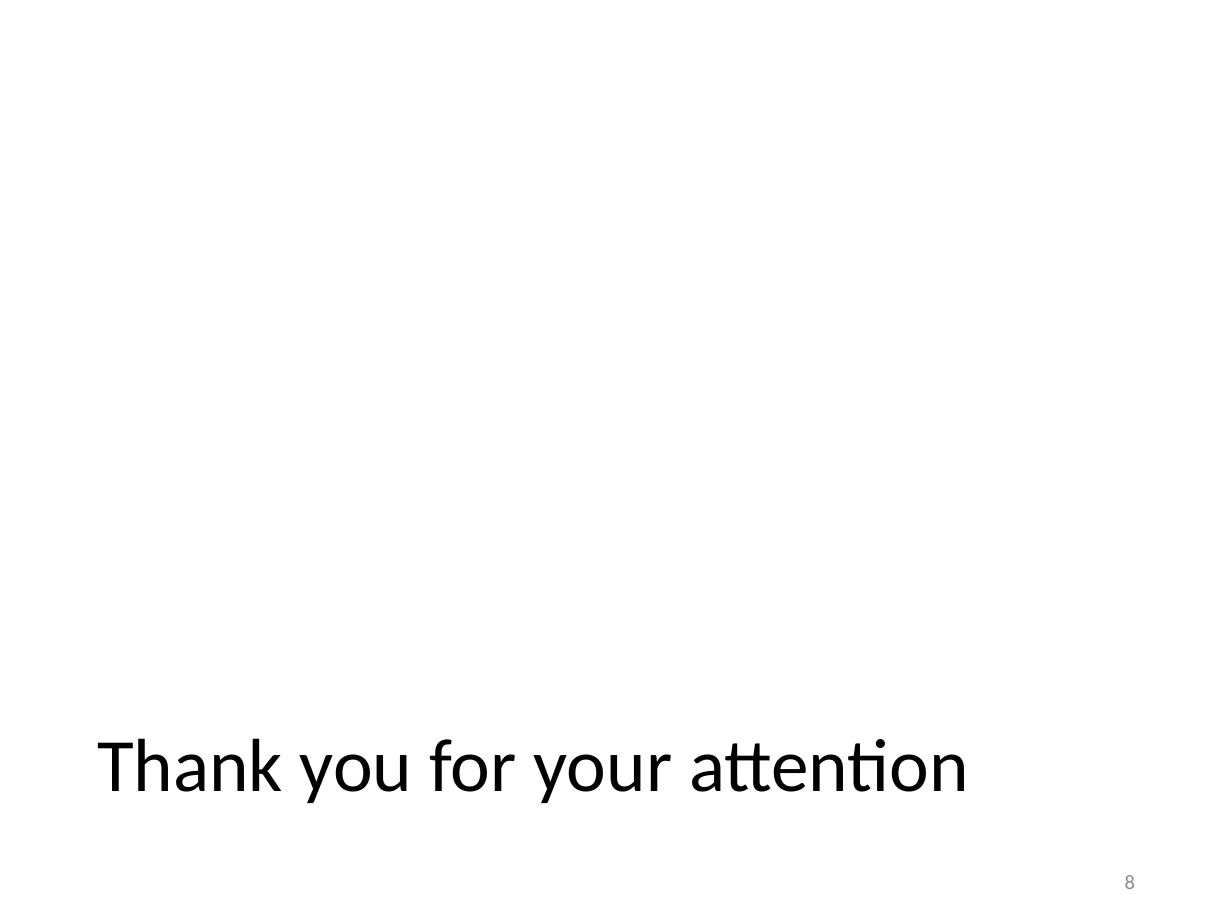
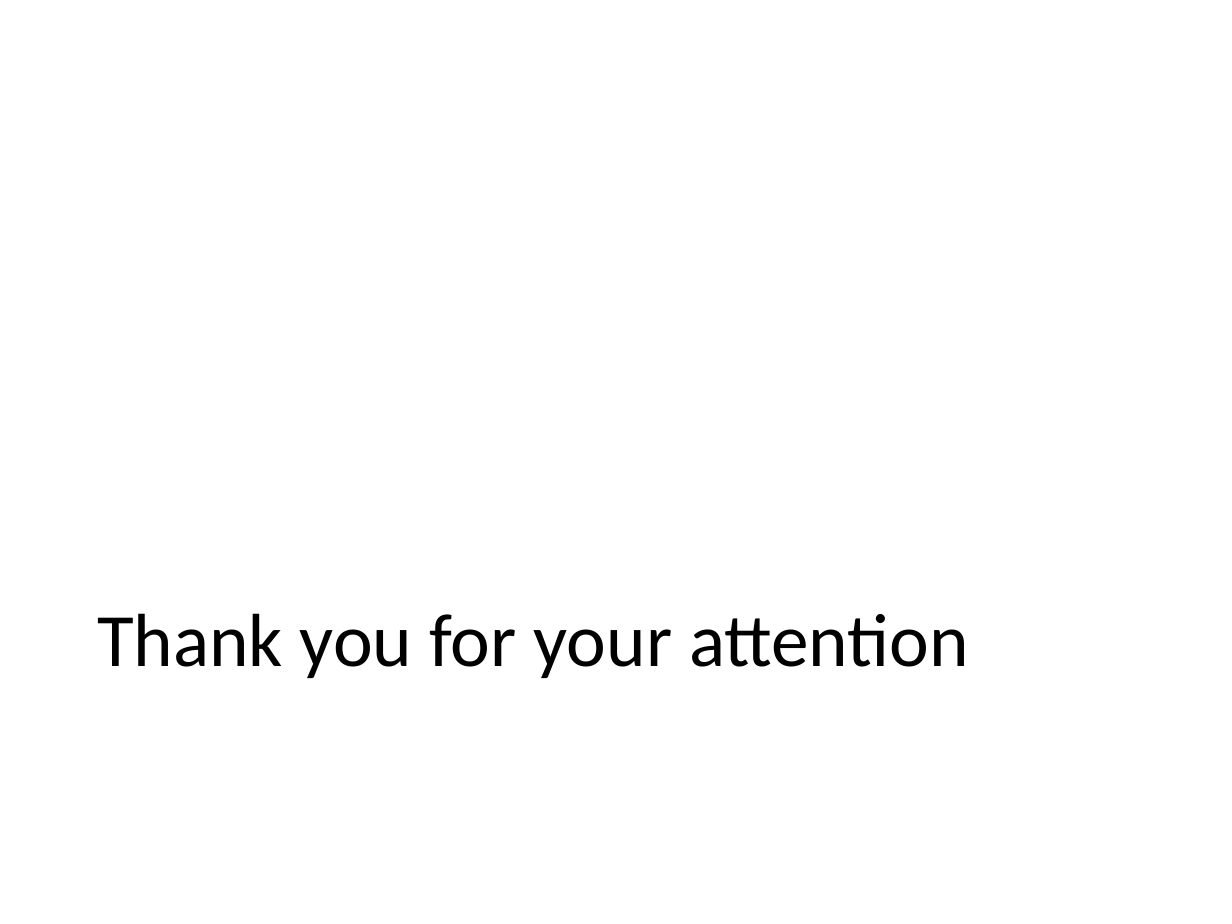
Before and after one commit to suem/dphpc-project, a slide deck: slide 8 of docs/media/presentations/Progress Report.pptx. Drawn at 1232x924 pixels with LibreOffice and Linux fonts; fonts in the diff are those of the drawing. Boxes give left, top, right and bottom in pixels: in the first picture for what was removed or moved away, otherwise in the second. Text is boxed around its words. In the diff, an @@ line names an element or a change of style, - is before the commit and + after.

```diff
--- a/docs/media/presentations/Progress Report.pptx
+++ b/docs/media/presentations/Progress Report.pptx
@@ title "Thank you for your attention": place and size @@
-title "Thank you for your attention" at bbox=[97, 738, 969, 803]
+title "Thank you for your attention" at bbox=[97, 613, 969, 678]
@@ page number removed at bbox=[1125, 875, 1135, 889] @@
-8
```
Also in this commit, not shown: 2 other slides changed, 1 slide added, 1 slide removed, 1 other file.
